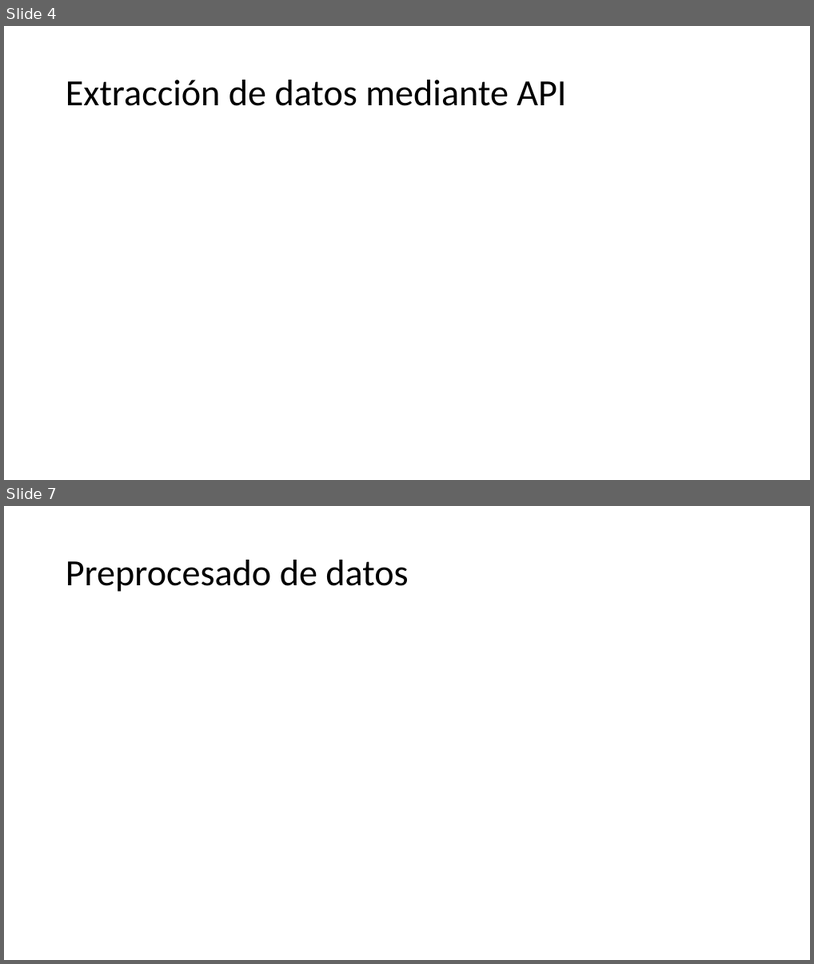
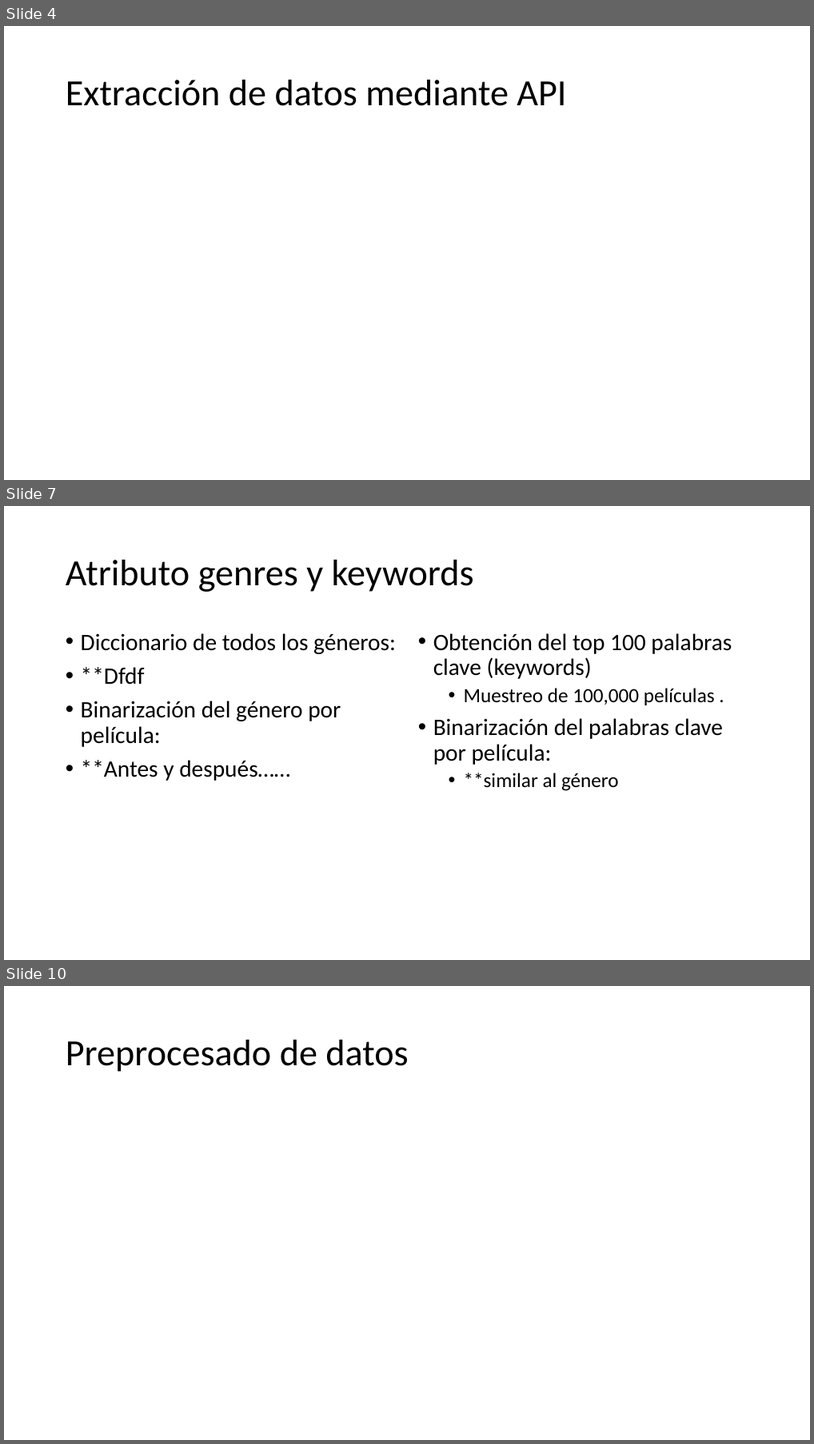
Before and after one commit to juanagsolano/content_based_filtering, a slide deck: Presentación del proyecto.pptx. Shown one above the other, each under a label of ours: slides 4 and 7 before the commit, slides 4, 7 and 10 after it; the slides between them are not shown. The pictures are 814x964 and 814x1444 pixels, drawn with LibreOffice and Linux fonts; fonts in the diff are those of the drawing. Boxes give left, top, right and bottom in pixels: in the first picture for what was removed or moved away, otherwise in the second. Text is boxed around its words. In the diff, an @@ line names an element or a change of style, - is before the commit and + after.

```diff
--- a/Presentación del proyecto.pptx
+++ b/Presentación del proyecto.pptx
@@ slide 7 added at bbox=[4, 506, 810, 960], background #FFFFFF @@
@@ title added at bbox=[66, 560, 474, 592], 44 pt, text #000000 @@
+Atributo genres y keywords
@@ text added at bbox=[81, 633, 396, 780], 28 pt, text #000000 @@
+• Diccionario de todos los géneros:
+• **Dfdf
+• Binarización del género por película:
+• **Antes y después……
@@ text added at bbox=[434, 633, 732, 791], 28 pt, text #000000 @@
+• Obtención del top 100 palabras clave (keywords)
+  • Muestreo de 100,000 películas .
+• Binarización del palabras clave por película:
+  • **similar al género
@@ what was slide 7 is now slide 10 @@
```
Also in this commit, not shown: 3 slides changed, 3 other slides added, 2 slides removed, 3 other files.
